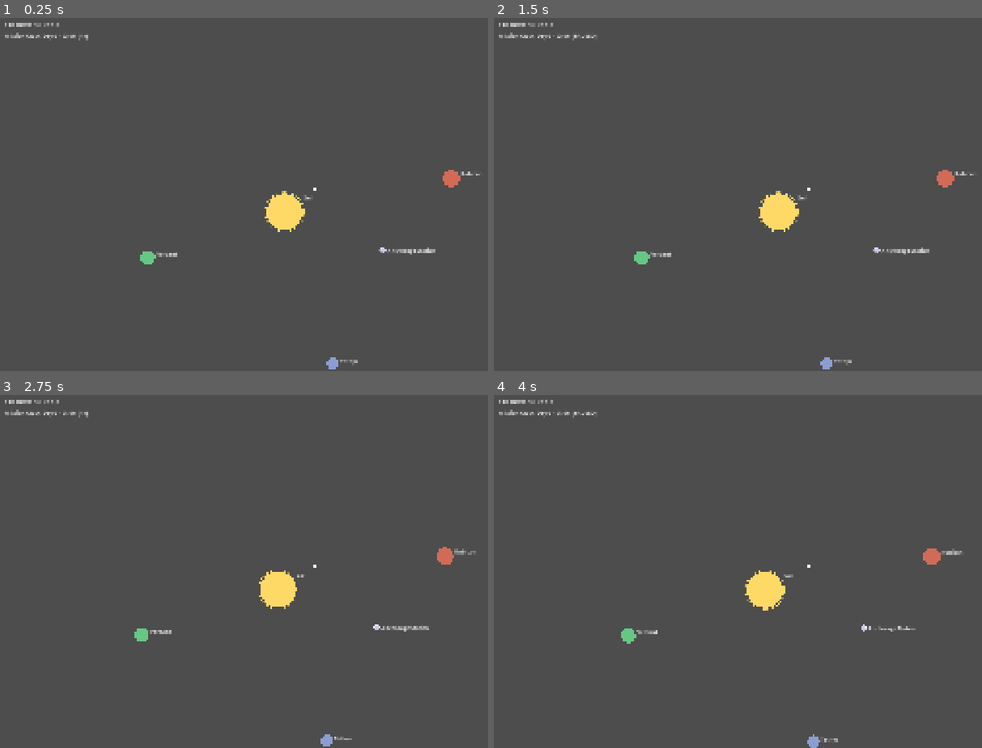
Above: before the commit, frames 1-4 (two rows, left to right).
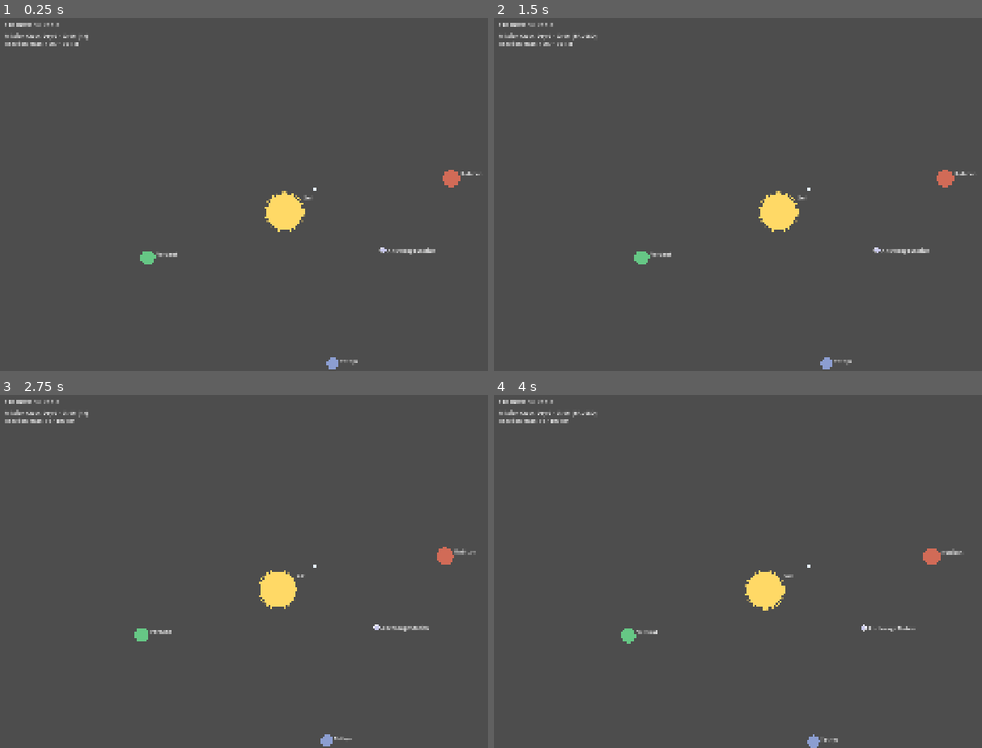
Above: after the commit, the same moments.

Repository: AndrewDrinkwater/farhorizon
Game: Godot game, scene res://src/ui/shell/main.tscn
Two runs of this game, one before a commit and one after it. Both use one fixed random seed, a clock stepped at 60 frames per second and the inputs below.
Inputs (mouse positions are in pixels of both pictures, inside the frame that each line leads up to):
- Up to frame 1 (0.25 s): no input
- Up to frame 2 (1.5 s): tap Enter at 0.5 s; move the mouse to (952, 169) at 0.52 s; hold ] (sim_speed_up) 0.53-1.25 s; hold Shift 0.53-1.25 s; click (952, 169) at 0.67 s; tap Space (sim_pause) at 1.25 s; drag from (679, 208) to (777, 261) at 1.27 s
- Up to frame 3 (2.75 s): tap Enter at 2 s; move the mouse to (380, 486) at 2.02 s; hold ] (sim_speed_up) from 2.03 s (still down); tap Ctrl at 2.1 s; click (380, 486) at 2.17 s
- Up to frame 4 (4 s): release ] (sim_speed_up) at 2.75 s; drag from (777, 638) to (616, 511) at 2.77 s; move the mouse to (outside the picture) at 3.52 s; hold [ (sim_speed_down) from 3.53 s (still down); tap Alt at 3.6 s; click (outside the picture) at 3.67 s

The runs differ from the first frame. In frame 1, 0.1% of the frame differs, in the area x 0-17%, y 6-9%; in frame 2, 0.1%; in frame 3, 0.1%, in the area x 0-16%, y 6-9%; in frame 4, 0.1%.

Commit message:
Refuel at station + live HUD fuel readout (step 7)
dock order refuels to capacity at a can_refuel body (else rejects); temp click
docks when parked at the station. FuelReadout HUD label (current/max RM via tr
keys) updates on fuel_changed/load. Strings added.

Co-Authored-By: Claude Opus 4.8 (1M context) <noreply@anthropic.com>

Diff:
--- a/localization/strings.csv
+++ b/localization/strings.csv
@@ -37,3 +37,7 @@
 ORDER_REJECT_NO_COURSE,Unable — no course laid in.
 ORDER_REJECT_BURN_INVALID,Unable — invalid burn intensity.
 ORDER_REJECT_UNKNOWN,Unable — unknown order.
+ORDER_REJECT_INSUFFICIENT_RM,Unable — insufficient reaction mass.
+ORDER_REJECT_NOT_AT_STATION,Unable — not at a station.
+VOICE_SHIP_DOCKED,Docked. Refuelling.
+FUEL_FORMAT,{current} / {max} RM
--- /dev/null
+++ b/src/ui/shell/fuel_readout.gd
@@ -0,0 +1,25 @@
+extends Label
+## Interim live reaction-mass readout (build-order step 7). Shows current / max RM
+## so fuel is visible on the HUD. Replaced by the Helm Flight Status gauge in
+## step 8.
+##
+## Reads GameState.ship via EventBus.fuel_changed / game_state_loaded; it never
+## mutates (ADR 0007). Player-facing text via tr() keys (ADR 0010).
+
+
+func _ready() -> void:
+	EventBus.fuel_changed.connect(_on_fuel_changed)
+	EventBus.game_state_loaded.connect(_refresh)
+	_refresh()
+
+
+func _on_fuel_changed(_pool: int, _value: float) -> void:
+	_refresh()
+
+
+func _refresh() -> void:
+	var amount: String = tr("FUEL_FORMAT").format({
+		"current": "%.0f" % GameState.ship.reaction_mass,
+		"max": "%.0f" % GameState.ship.max_reaction_mass,
+	})
+	text = "%s  %s" % [tr("HUD_REACTION_MASS"), amount]
--- a/src/ui/shell/main.gd
+++ b/src/ui/shell/main.gd
@@ -7,6 +7,7 @@
 ## shell + Helm console replace this in build-order step 8.
 
 const ClockReadout := preload("res://src/ui/shell/clock_readout.gd")
+const FuelReadout := preload("res://src/ui/shell/fuel_readout.gd")
 const DebugOverlay := preload("res://src/ui/components/debug_overlay.gd")
 
 ## Starting system until a save/new-game flow chooses one (step 3+ wiring).
@@ -61,3 +62,7 @@
 	var clock: Label = ClockReadout.new()
 	clock.position = Vector2(40.0, 72.0)
 	layer.add_child(clock)
+
+	var fuel: Label = FuelReadout.new()
+	fuel.position = Vector2(40.0, 96.0)
+	layer.add_child(fuel)
--- a/src/world/system_view.gd
+++ b/src/world/system_view.gd
@@ -46,10 +46,14 @@
 		var world := get_global_mouse_position()
 		var target := _body_at(world)
 		if target != null:
-			EventBus.order_issued.emit({
-				"type": "set_course", "target_id": target.id, "burn": FlightMath.Burn.STANDARD,
-			})
-			EventBus.order_issued.emit({"type": "engage"})
+			# Parked at a refuelling body? Dock. Otherwise plot + engage a course.
+			if target.can_refuel and FlightCore.has_arrived(GameState.ship.position, target.position):
+				EventBus.order_issued.emit({"type": "dock"})
+			else:
+				EventBus.order_issued.emit({
+					"type": "set_course", "target_id": target.id, "burn": FlightMath.Burn.STANDARD,
+				})
+				EventBus.order_issued.emit({"type": "engage"})
 
 
 func _body_at(world_pos: Vector2) -> BodyData:
Not shown, added: src/ui/shell/fuel_readout.gd.uid
